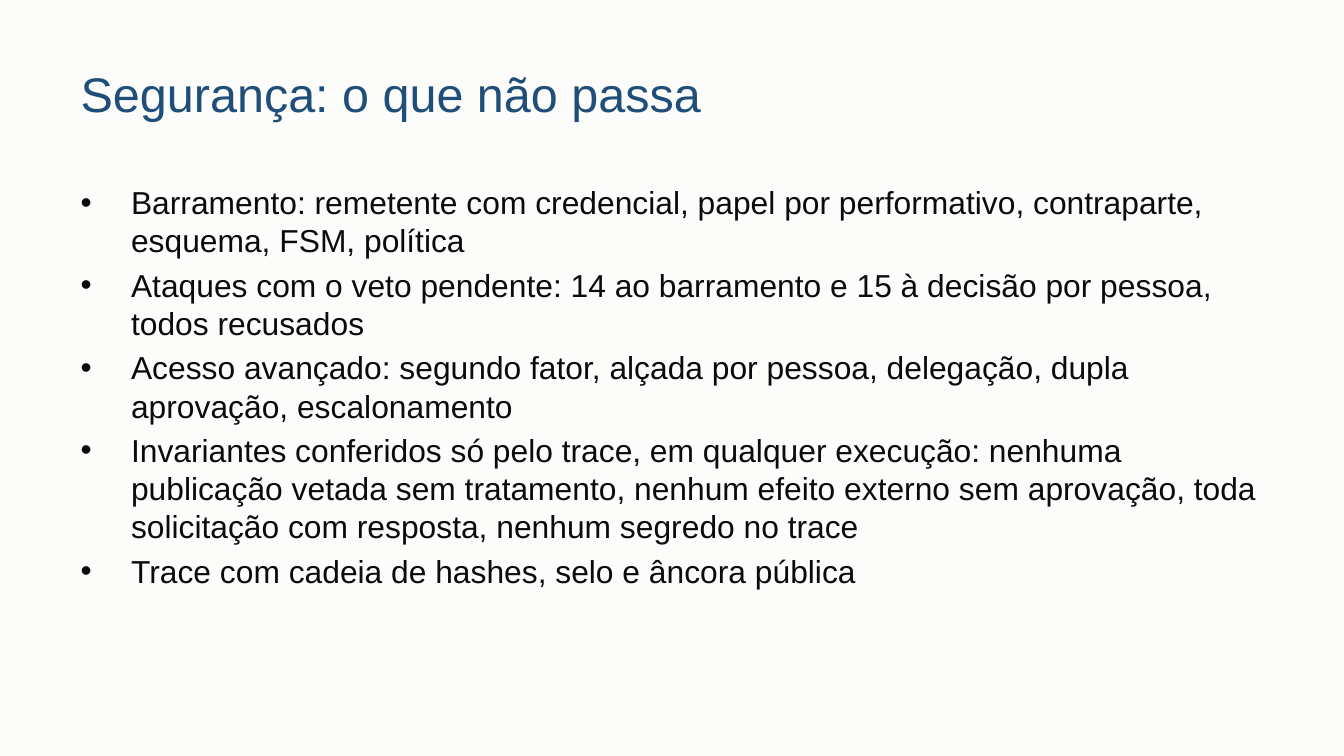
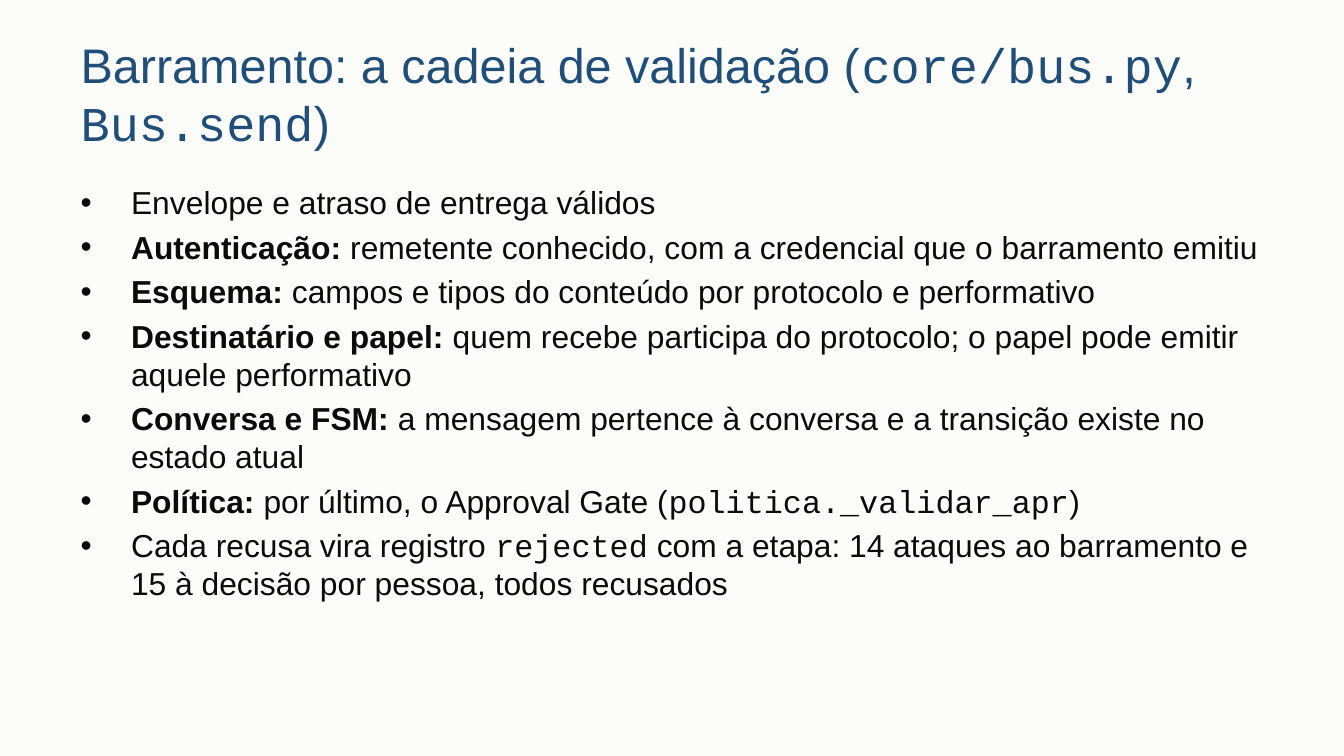
Before and after one commit to danrley-ribeiro/fin-dept-multiagents-project, a slide deck: slide 6 of entregas/dsm4/apresentacao/DSM4-apresentacao.pptx (slide 7 before the commit). Drawn at 1344x756 pixels with LibreOffice and Linux fonts; fonts in the diff are those of the drawing. Boxes give left, top, right and bottom in pixels: in the first picture for what was removed or moved away, otherwise in the second. Text is boxed around its words. In the diff, an @@ line names an element or a change of style, - is before the commit and + after.

```diff
--- a/entregas/dsm4/apresentacao/DSM4-apresentacao.pptx
+++ b/entregas/dsm4/apresentacao/DSM4-apresentacao.pptx
@@ title at <box>81,48,1196,151</box>: text changed @@
-Segurança: o que não passa
+Barramento: a cadeia de validação (core/bus.py, Bus.send)
@@ text at <box>131,190,1258,601</box>: text changed @@
-• Barramento: remetente com credencial, papel por performativo, contraparte, esquema, FSM, política
-• Ataques com o veto pendente: 14 ao barramento e 15 à decisão por pessoa, todos recusados
-• Acesso avançado: segundo fator, alçada por pessoa, delegação, dupla aprovação, escalonamento
-• Invariantes conferidos só pelo trace, em qualquer execução: nenhuma publicação vetada sem tratamento, nenhum efeito externo sem aprovação, toda solicitação com resposta, nenhum segredo no trace
-• Trace com cadeia de hashes, selo e âncora pública
+• Envelope e atraso de entrega válidos
+• Autenticação: remetente conhecido, com a credencial que o barramento emitiu
+• Esquema: campos e tipos do conteúdo por protocolo e performativo
+• Destinatário e papel: quem recebe participa do protocolo; o papel pode emitir aquele performativo
+• Conversa e FSM: a mensagem pertence à conversa e a transição existe no estado atual
+• Política: por último, o Approval Gate (politica._validar_apr)
+• Cada recusa vira registro rejected com a etapa: 14 ataques ao barramento e 15 à decisão por pessoa, todos recusados
```
Also in this commit, not shown: 10 other slides changed, 4 slides added, 1 slide removed, 2 other files.
